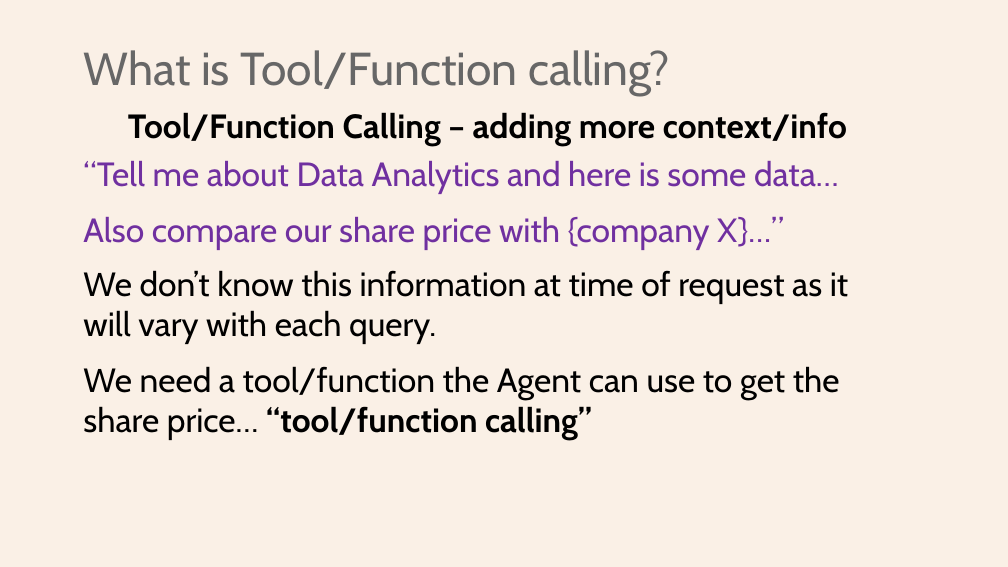
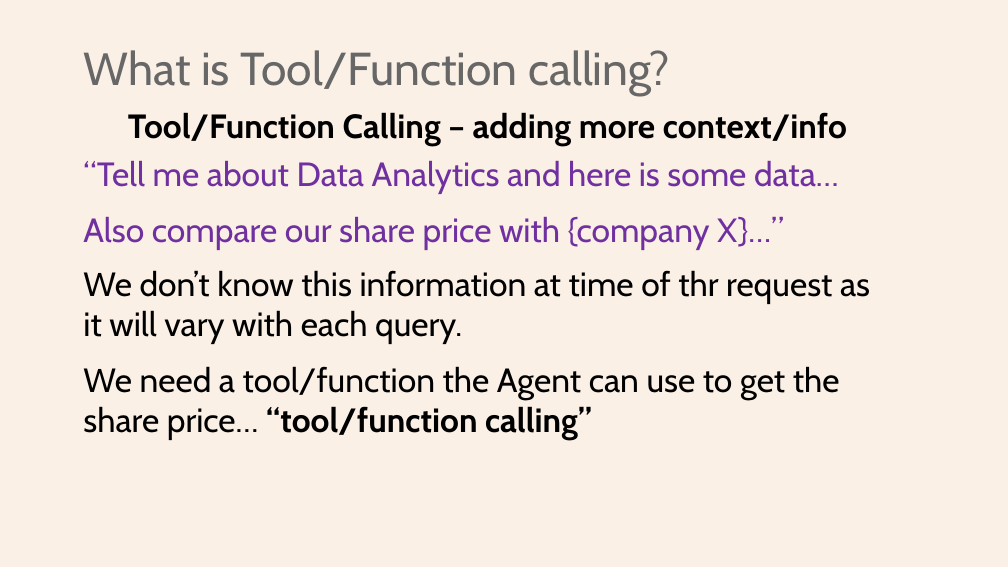
Before and after one commit to Python-Test-Engineer/earl2025, a slide deck: slide 13 of AI_Agents_in_the_Data_Pipeline.pptx. Drawn at 1008x567 pixels with LibreOffice and Linux fonts; fonts in the diff are those of the drawing. Boxes give left, top, right and bottom in pixels: in the first picture for what was removed or moved away, otherwise in the second. Text is boxed around its words. In the diff, an @@ line names an element or a change of style, - is before the commit and + after.

```diff
--- a/AI_Agents_in_the_Data_Pipeline.pptx
+++ b/AI_Agents_in_the_Data_Pipeline.pptx
@@ text at <box>83,270,870,344</box>: text changed @@
-We don’t know this information at time of request as it will vary with each query.
+We don’t know this information at time of thr request as it will vary with each query.
```
Also in this commit, not shown: 3 other slides changed, 1 slide removed, 6 other files.
